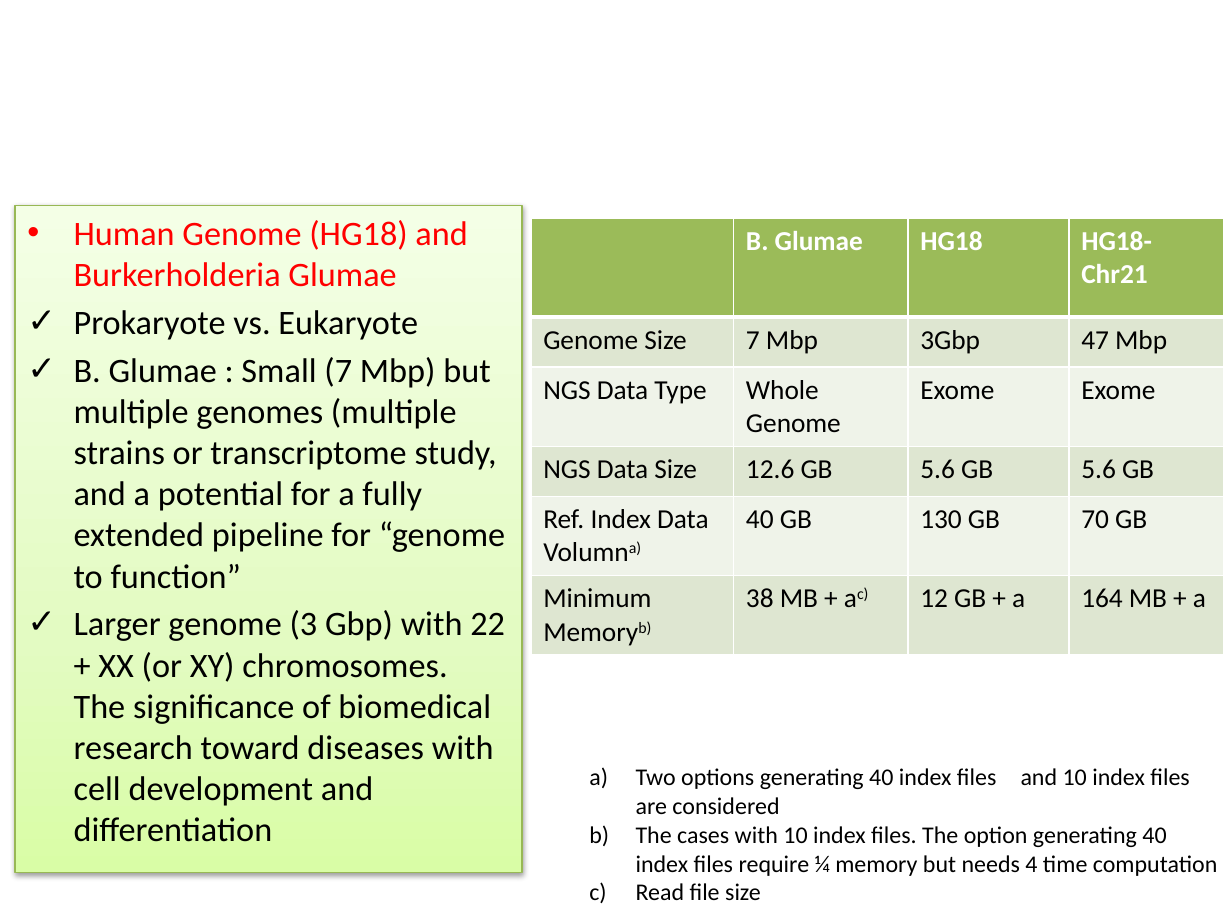
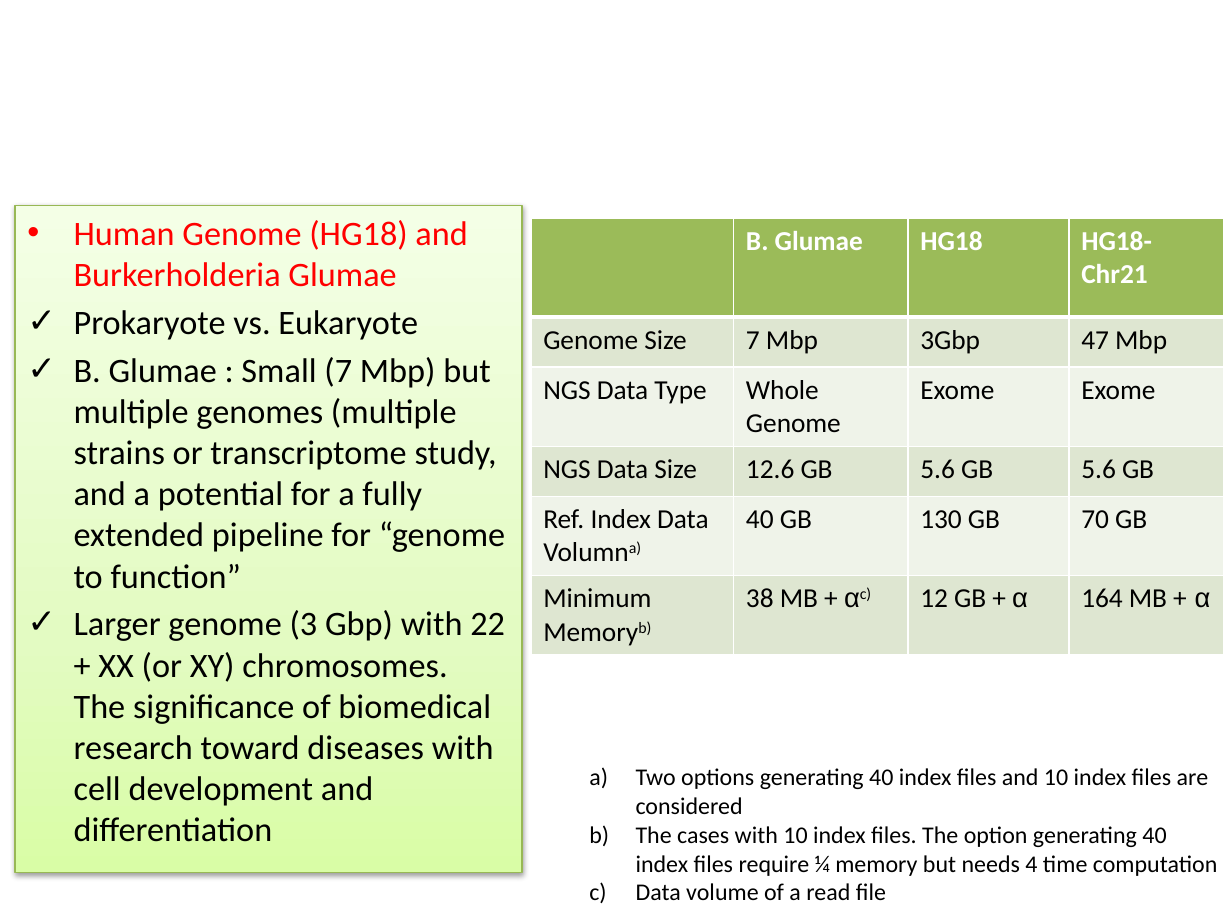
Before and after one commit to saga-project/saga-cpp-legacy-projects, a slide deck: slide 25 of papers/tg11-dare/XD-TALK/PSC-workshop.pptx (slide 26 before the commit). Drawn at 1232x924 pixels with LibreOffice and Linux fonts; fonts in the diff are those of the drawing. Boxes give left, top, right and bottom in pixels: in the first picture for what was removed or moved away, otherwise in the second. Text is boxed around its words. In the diff, an @@ line names an element or a change of style, - is before the commit and + after.

```diff
--- a/papers/tg11-dare/XD-TALK/PSC-workshop.pptx
+++ b/papers/tg11-dare/XD-TALK/PSC-workshop.pptx
@@ table at <box>531,218,1226,652</box> @@
-row 6: Minimum Memoryb) | 38 MB + ac) | 12 GB + a | 164 MB + a
+row 6: Minimum Memoryb) | 38 MB + αc) | 12 GB + α | 164 MB + α
@@ text at <box>636,883,886,900</box>: text changed @@
-c) Read file size
+c) Data volume of a read file
```
Also in this commit, not shown: 7 other slides changed, 1 slide removed.
